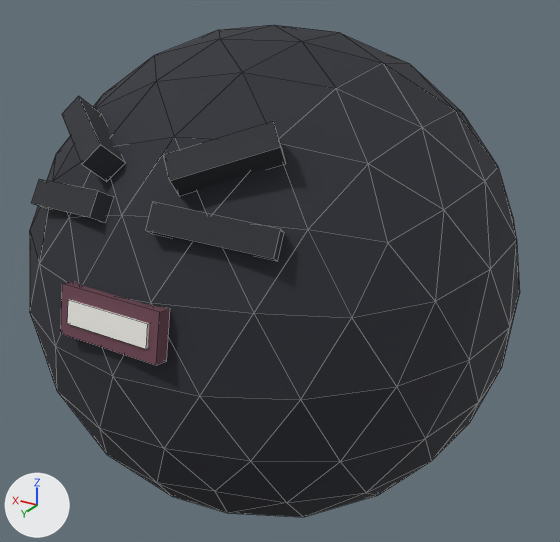
What one commit did to the FBX model Assets/_Project/Art/City/Characters/CH_Mermo_T4_Blink.fbx.
Camera for both pictures: a 50 mm lens placed at (-0.789, 1.292, 0.65), pointed at (-0.013, -0.002, 0.003). Arrows for +X, +Y and +Z are at lower left; the lights stay in place. The first picture is the older version. Mesh edges are drawn as thin lines. Where no turn or scale is listed for an object, it has been applied to the vertices. Vertices at exactly the same position are counted once.

Objects in the first picture: 'CH_Mermo_T4_Blink'.
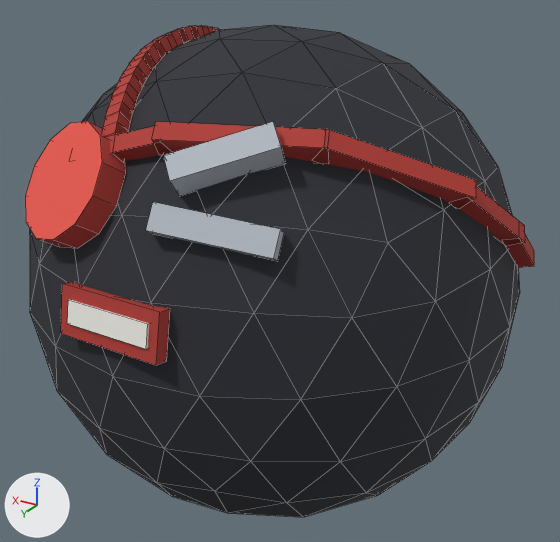
Boxes (x1, y1, x2, y2) around the edits, measured in the pictures (560 x 542 px):
'CH_Mermo_T4_Blink', reshaped: before (30, 25, 520, 517); after (25, 25, 534, 517)
part 1 of me_ch_mermo_t4_blink, built on: before (32, 96, 125, 223); after (25, 25, 534, 268)
part 2 of me_ch_mermo_t4_blink, surface changed (lighter): (61, 122, 286, 365) in both

The change, as a diff of the scene's bpy script:
```diff
--- a/Assets/_Project/Art/City/Characters/CH_Mermo_T4_Blink.fbx.py
+++ b/Assets/_Project/Art/City/Characters/CH_Mermo_T4_Blink.fbx.py
@@ me_ch_mermo_t4_blink @@
 # used by ob_ch_mermo_t4_blink; location = (0.0, 0.0, 0.0)
-me_ch_mermo_t4_blink.from_pydata(...)  # 210 vertices, 350 faces; spans x -0.5..0.5, y -0.5..0.508, z -0.5..0.5
+me_ch_mermo_t4_blink.from_pydata(...)  # 362 vertices, 443 faces; spans x -0.511..0.5, y -0.5..0.508, z -0.5..0.5
+# me_ch_mermo_t4_blink part 1
+# 4 vertices are removed from x 0.195..0.238, y 0.321..0.382, z 0.209..0.401
+# 10 faces are deleted
+# 12 vertices move from x 0.046..0.247, y 0.283..0.46, z 0.224..0.365 to x 0.034..0.254, y 0.331..0.485, z 0.196..0.373
+# 101 vertices are added at x -0.511..0.25, y -0.136..0.479, z 0.083..0.49
+# 25 new vertices lie (0.029, 0.005, -0.012) away from vertices in x 0.056..0.195, y -0.075..0.397, z 0.336..0.49
+# 8 new vertices lie (0.009, -0.021, 0.022) away from vertices in x -0.468..0.238, y 0.006..0.403, z 0.164..0.368
+# 7 new vertices lie (0.008, -0.021, 0.022) away from vertices in x -0.449..0.228, y 0.123..0.378, z 0.245..0.365
+# 5 new vertices lie (0.03, 0.005, -0.012) away from vertices in x 0.066..0.196, y -0.097..0.352, z 0.343..0.475
+# 5 new vertices lie (0.029, 0.005, -0.013) away from vertices in x 0.106..0.173, y 0.016..0.285, z 0.404..0.465
+# 5 new vertices lie (0.029, 0.004, -0.012) away from vertices in x 0.052..0.182, y -0.052..0.378, z 0.317..0.486
+# 103 new faces join them
+# me_ch_mermo_t4_blink part 2: 15 kept faces spanning x -0.247..0.1, y 0.283..0.508, z 0.05..0.401 get new texture (UV) coordinates
 me_ch_mermo_t4_blink.materials.append(mat_mat_citypalette)
```
